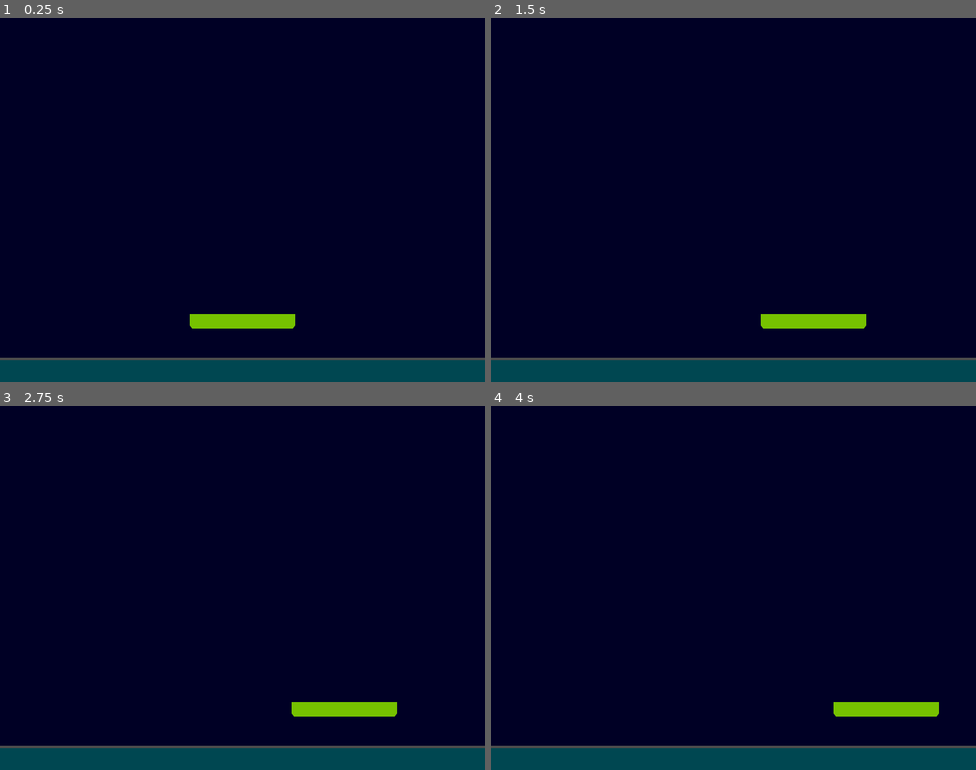
Above: before the commit, frames 1-4 (two rows, left to right).
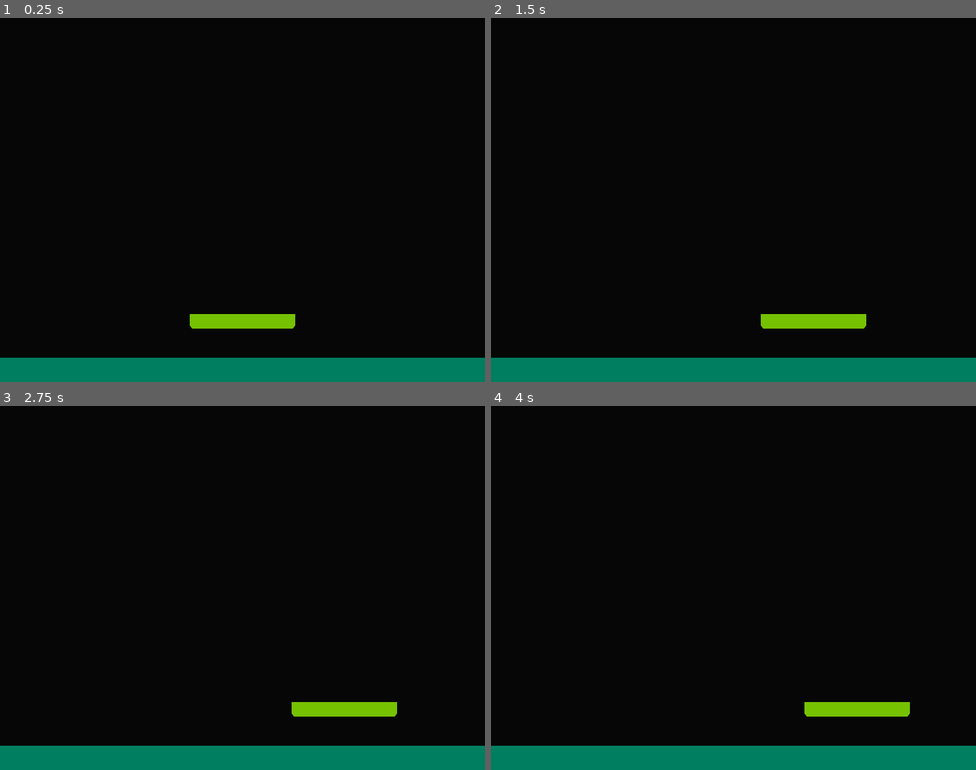
Above: after the commit, the same moments.

Repository: untimated/singlepong
Game: Godot game, scene res://MainGame.tscn
The game is run twice, just before and just after one commit, with the same random seed, the same clock (stepped at 60 frames per second) and the same inputs.
Inputs:
- Up to frame 1 (0.25 s): no input
- Up to frame 2 (1.5 s): tap Enter at 0.5 s; hold D 0.53-1.28 s; hold A from 1.28 s (still down)
- Up to frame 3 (2.75 s): release A at 2.03 s; hold D from 2.03 s (still down)
- Up to frame 4 (4 s): release D at 3.53 s; hold A from 3.53 s (still down)

The runs differ from the first frame. In frame 1, 99% of the frame differs, in the area x 0-100%, y 0-100%; in frame 2, 99%; in frame 3, 99%; in frame 4, 99%.

Commit message:
add boundaries, fix separator UI issues

Diff:
--- a/MainGame.tscn
+++ b/MainGame.tscn
@@ -14,30 +14,38 @@
 
 [node name="VBoxContainer" type="VBoxContainer" parent="MainGame_UI"]
 margin_right = 800.0
-margin_bottom = 600.0
+margin_bottom = 604.0
+custom_constants/separation = 0
+__meta__ = {
+"_edit_lock_": true
+}
 
-[node name="Empty" type="HBoxContainer" parent="MainGame_UI/VBoxContainer"]
+[node name="VBoxContainer" type="VBoxContainer" parent="MainGame_UI/VBoxContainer"]
+margin_right = 800.0
+margin_bottom = 560.0
+
+[node name="ColorRect" type="ColorRect" parent="MainGame_UI/VBoxContainer/VBoxContainer"]
 margin_right = 800.0
 margin_bottom = 560.0
 rect_min_size = Vector2( 800, 560 )
+color = Color( 0.027451, 0.027451, 0.027451, 1 )
+__meta__ = {
+"_edit_lock_": true
+}
 
-[node name="ColorRect" type="ColorRect" parent="MainGame_UI/VBoxContainer/Empty"]
-margin_right = 800.0
-margin_bottom = 560.0
-rect_min_size = Vector2( 800, 560 )
-color = Color( 0, 0.00392157, 0.14902, 1 )
-
-[node name="Bottom_Tag_Bar" type="HBoxContainer" parent="MainGame_UI/VBoxContainer"]
+[node name="HBoxContainer" type="HBoxContainer" parent="MainGame_UI/VBoxContainer"]
 margin_top = 560.0
 margin_right = 800.0
 margin_bottom = 600.0
-rect_min_size = Vector2( 800, 40 )
 
-[node name="ColorRect" type="ColorRect" parent="MainGame_UI/VBoxContainer/Bottom_Tag_Bar"]
+[node name="ColorRect" type="ColorRect" parent="MainGame_UI/VBoxContainer/HBoxContainer"]
 margin_right = 800.0
 margin_bottom = 40.0
 rect_min_size = Vector2( 800, 40 )
-color = Color( 0, 0.282353, 0.321569, 1 )
+color = Color( 0, 0.498039, 0.380392, 1 )
+__meta__ = {
+"_edit_lock_": true
+}
 
 [node name="Player" parent="." instance=ExtResource( 1 )]
 position = Vector2( 400, 500 )
--- a/Src/Scripts/Player.gd
+++ b/Src/Scripts/Player.gd
@@ -10,11 +10,17 @@
 	"D": false,
 	}
 
+
 var speed = 4.0
 var velocity = Vector2(0.0, 0.0)
+var player_width = 0.0
+
+onready var sprite = get_node("Sprite")
 
 # Called when the node enters the scene tree for the first time.
 func _ready():
+	print('rect : ', sprite.get_rect().size)
+	player_width = sprite.get_rect().size.x
 	pass # Replace with function body.
 
 func _input(event):
@@ -42,6 +48,7 @@
 	pass
 
 func process_movement() -> Vector2:
+
 	if MOVEMENT_STATE.LEFT:
 		velocity.x = -speed
 	elif MOVEMENT_STATE.RIGHT:
@@ -54,5 +61,9 @@
 # Called every frame. 'delta' is the elapsed time since the previous frame.
 func _process(_delta):
 	var v: Vector2 = process_movement()
-	var collision = self.move_and_collide(v)
+
+	var left_bound = self.position.x - ( player_width / 2 )
+	var right_bound = self.position.x + ( player_width / 2 )
+	if left_bound + v.x > 0 and right_bound + v.x < 800 :
+		self.move_and_collide(v)
 	pass
